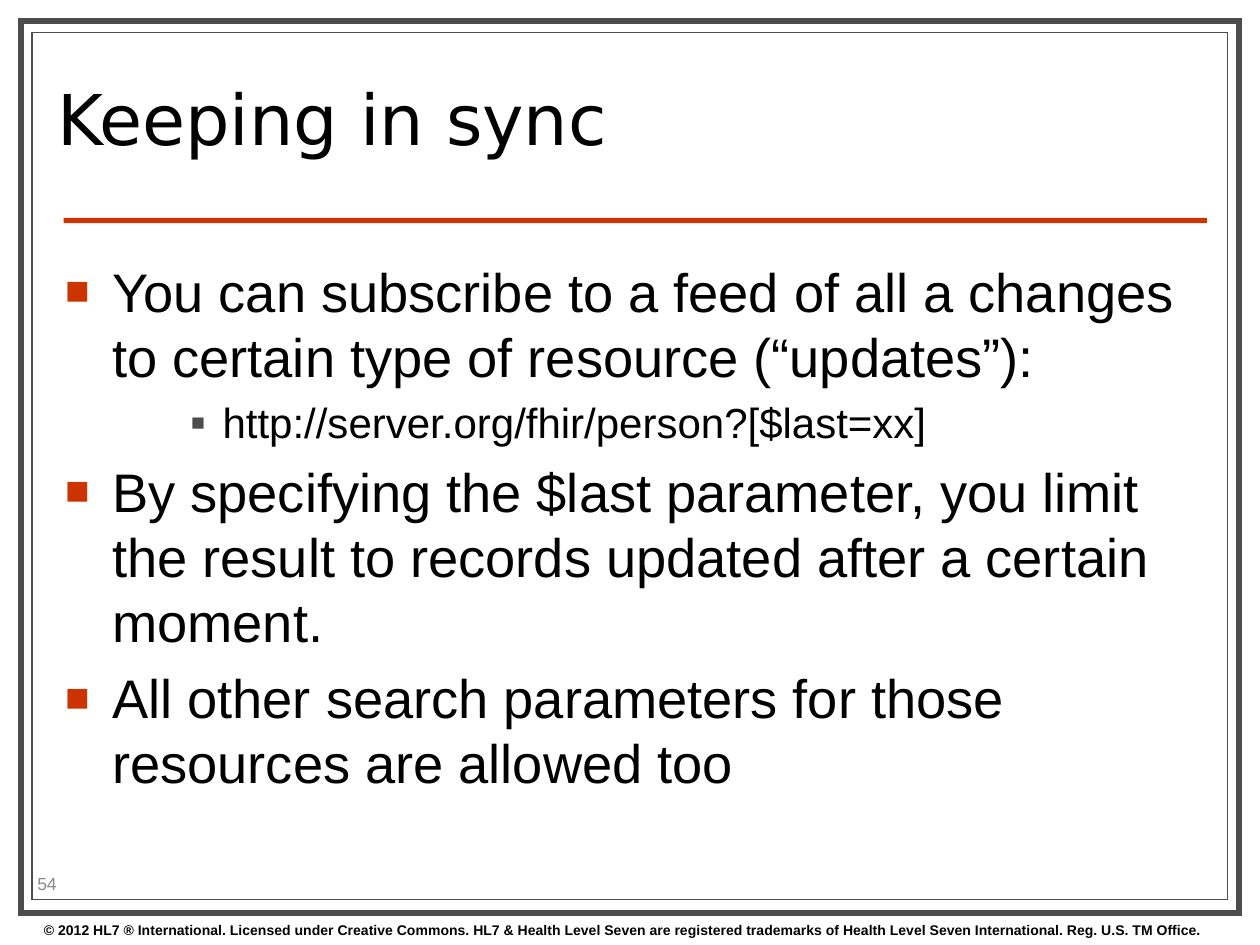
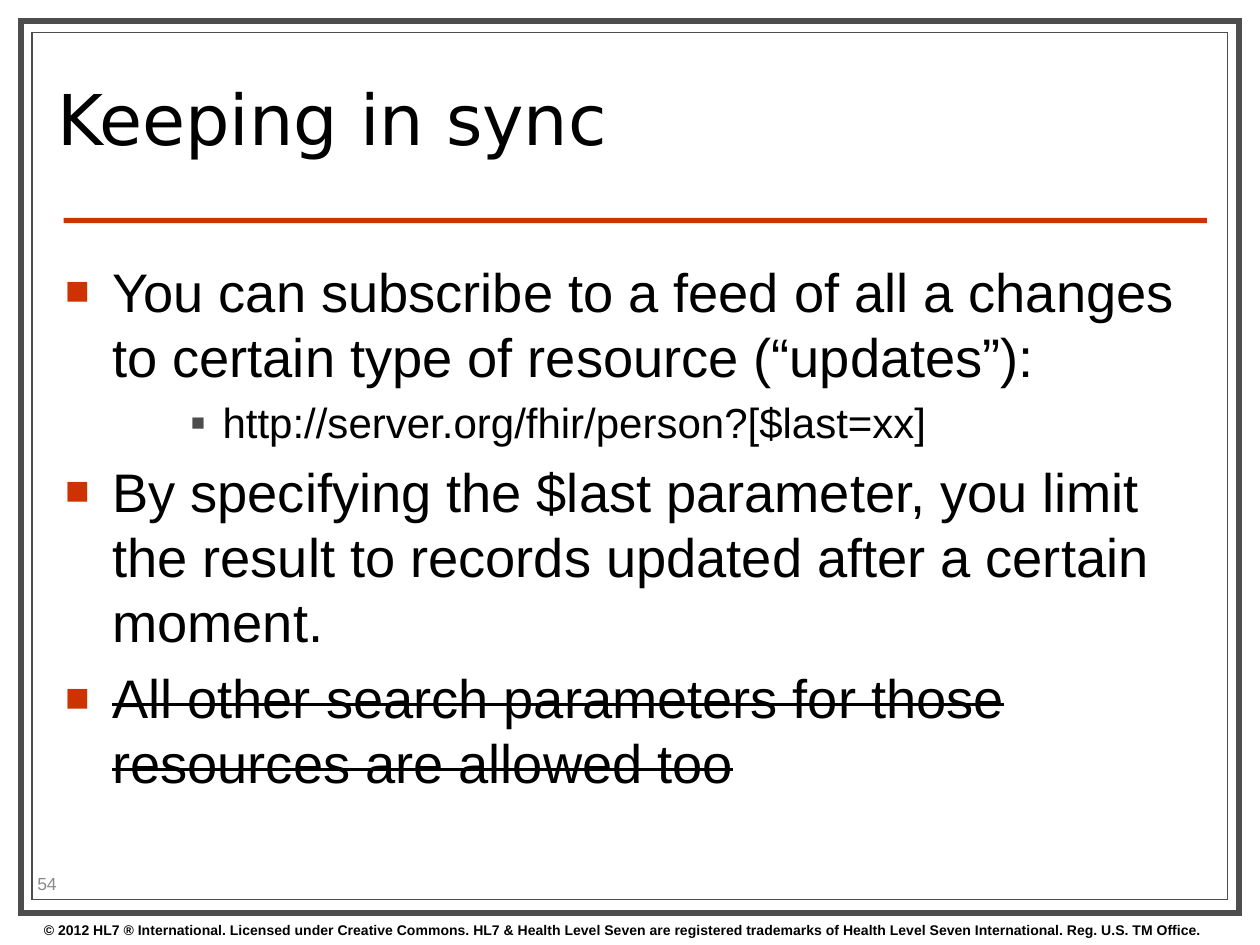
Before and after one commit to vista-novo/fhir, a slide deck: slide 54 of presentations/2013-01 Tutorials/201301 - Phoenix - FhirForDevelopersWGMTutorial.pptx. Drawn at 1260x945 pixels with LibreOffice and Linux fonts; fonts in the diff are those of the drawing; background and template pictures are left out. Boxes give left, top, right and bottom in pixels: in the first picture for what was removed or moved away, otherwise in the second. Text is boxed around its words. In the diff, an @@ line names an element or a change of style, - is before the commit and + after.

```diff
--- a/presentations/2013-01 Tutorials/201301 - Phoenix - FhirForDevelopersWGMTutorial.pptx
+++ b/presentations/2013-01 Tutorials/201301 - Phoenix - FhirForDevelopersWGMTutorial.pptx
@@ text at [112, 678, 1004, 784]: strikethrough on in "All other search parameters for those resources ..." @@
```
Also in this commit, not shown: 1 other slide changed, 17 slides added, 3 slides removed.
